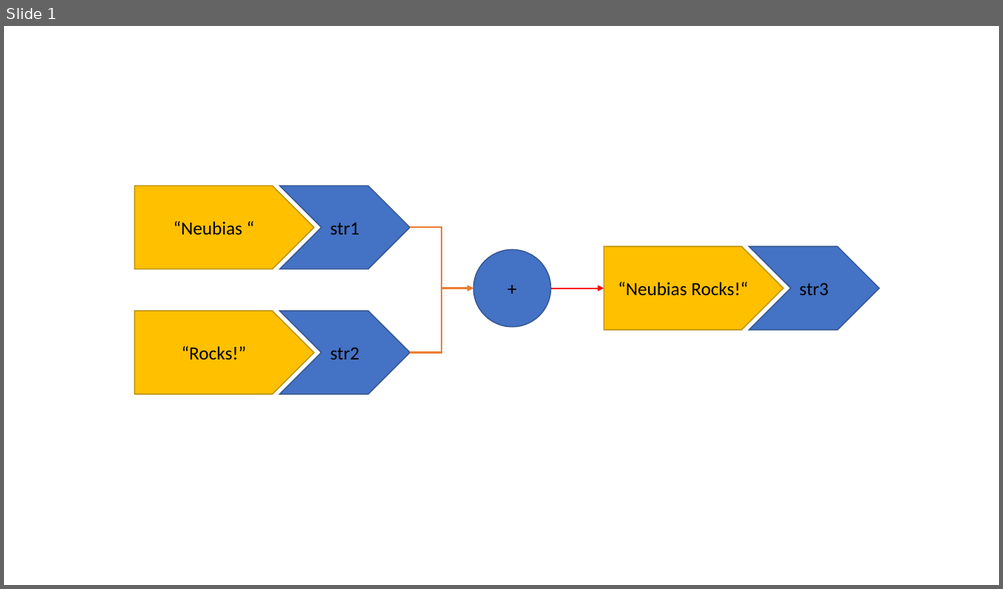
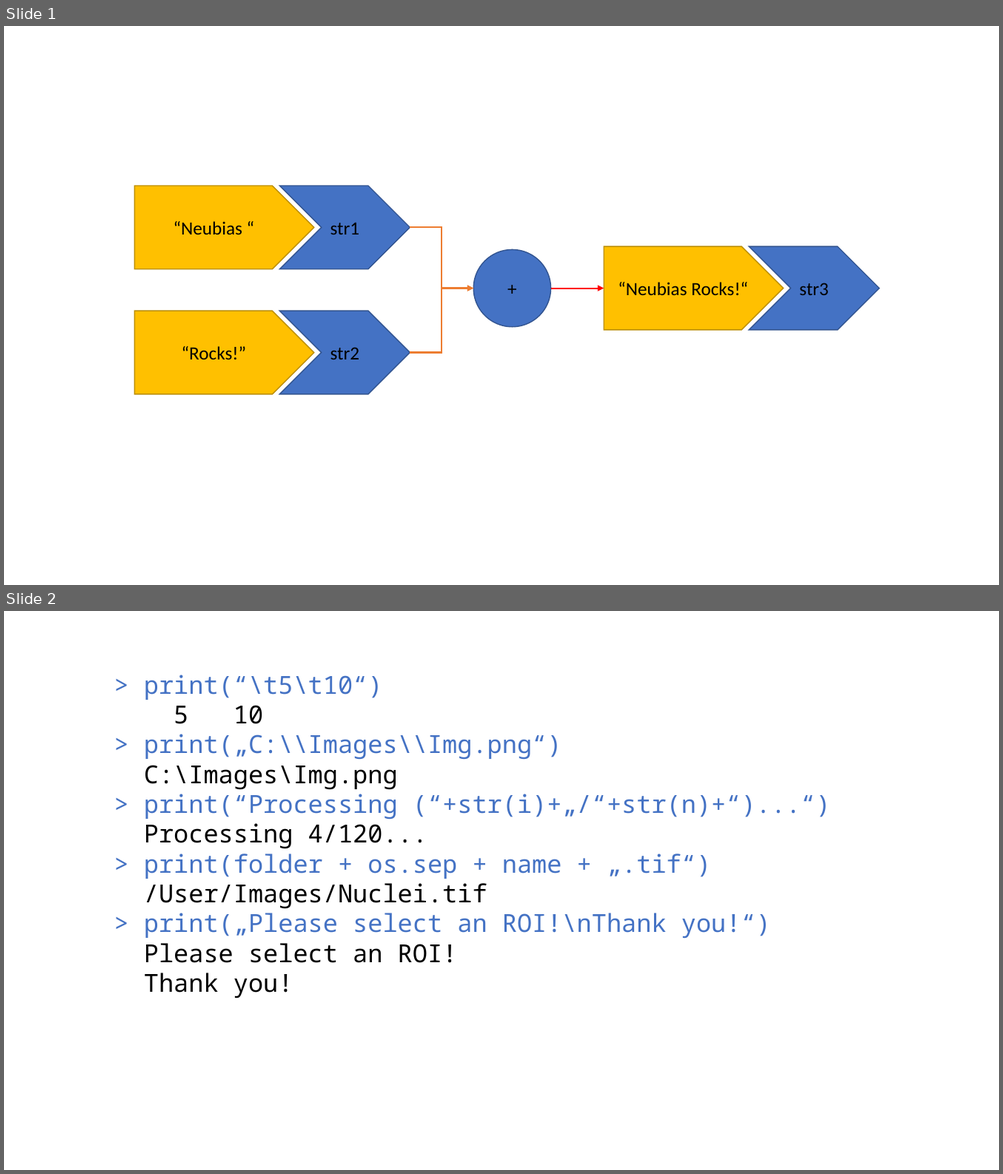
Before and after one commit to NEUBIAS/training-resources, a slide deck: figures/resources/string_concat.pptx. Shown one above the other, each under a label of ours: slide 1 before the commit, slides 1 and 2 after it. The pictures are 1003x589 and 1003x1174 pixels, drawn with LibreOffice and Linux fonts; fonts in the diff are those of the drawing. Boxes give left, top, right and bottom in pixels: in the first picture for what was removed or moved away, otherwise in the second. Text is boxed around its words. In the diff, an @@ line names an element or a change of style, - is before the commit and + after.

```diff
--- a/figures/resources/string_concat.pptx
+++ b/figures/resources/string_concat.pptx
@@ slide 2 added at (4, 611, 999, 1170), background #FFFFFF @@
@@ text added at (144, 675, 831, 999), 24 pt, text #4472C4 @@
+> print(“\t5\t10“)
+5 10
+> print(„C:\\Images\\Img.png“)
+C:\Images\Img.png
+> print(“Processing (“+str(i)+„/“+str(n)+“)...“)
+Processing 4/120...
+> print(folder + os.sep + name + „.tif“)
+/User/Images/Nuclei.tif
+> print(„Please select an ROI!\nThank you!“)
+Please select an ROI!
+Thank you!
```
Also in this commit, not shown: 1 slide removed, 3 other files.
